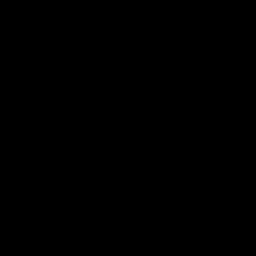
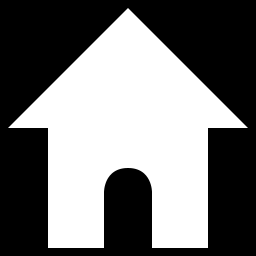
Layers edited between the first and the second 256 × 256 image:
painted on "Layer 2" over [left=8, top=8, right=248, bottom=248]
